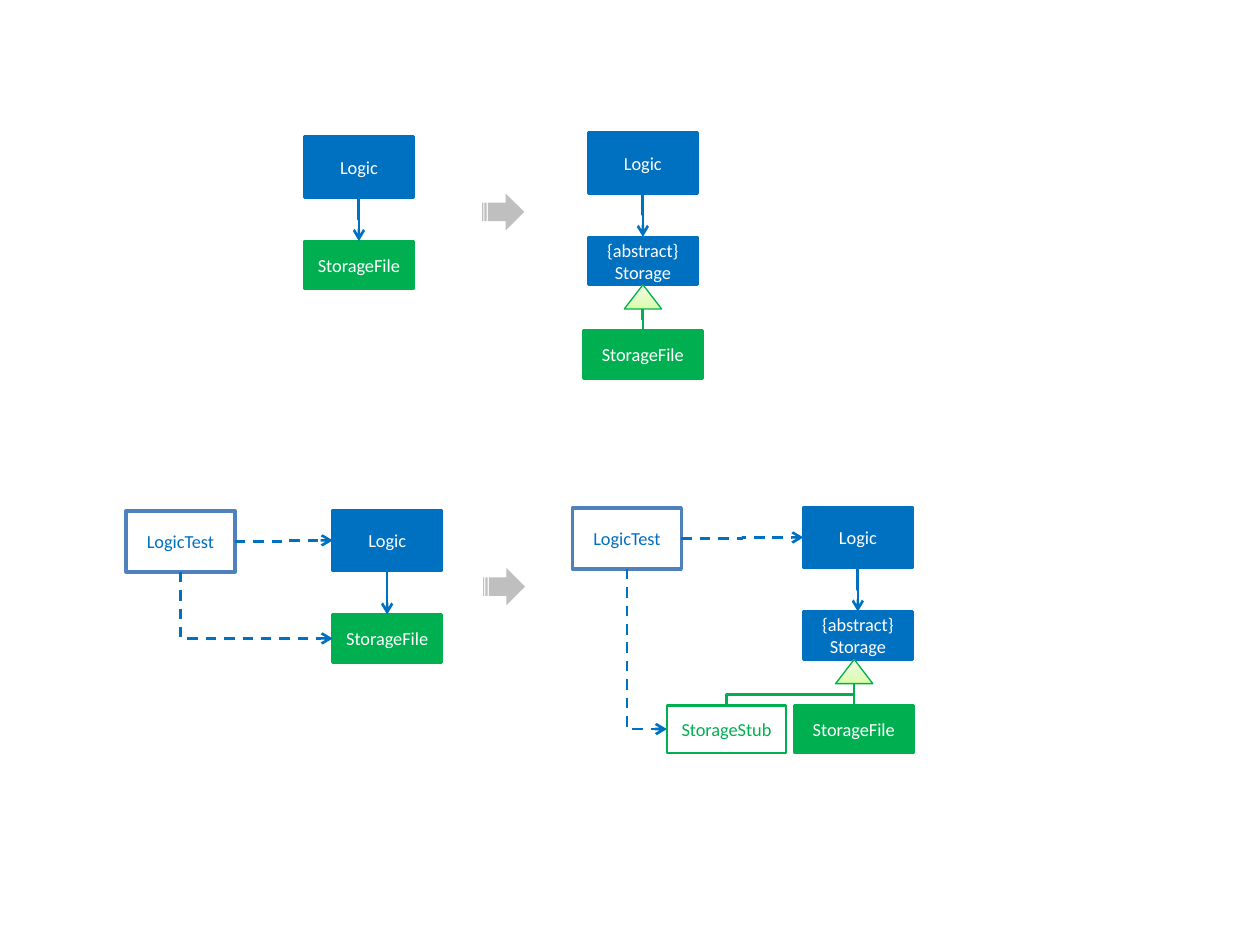
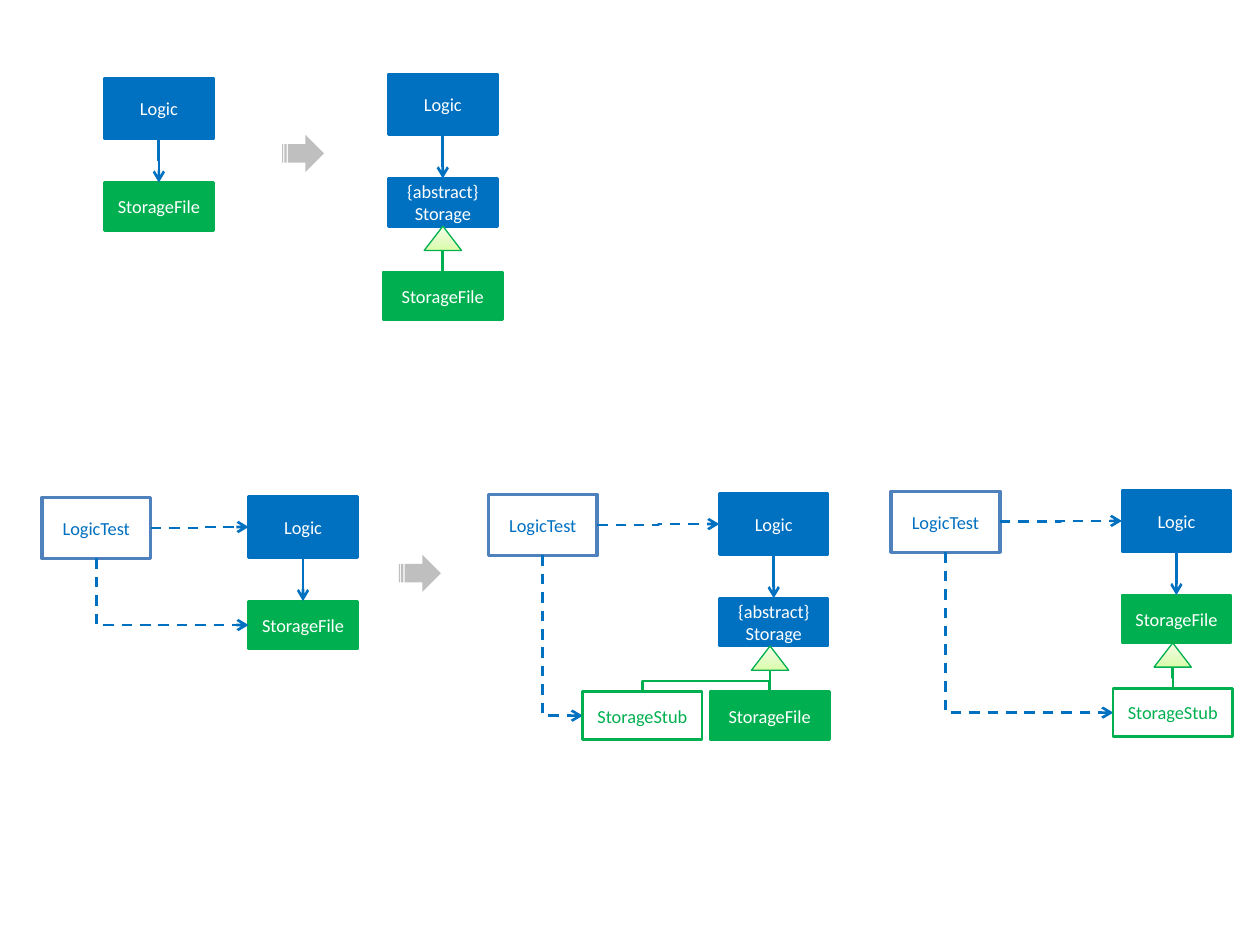
Before and after one commit to se-edu/addressbook-level25, a slide deck: slide 3 of doc/Diagrams.pptx. Drawn at 1260x945 pixels with LibreOffice and Linux fonts; fonts in the diff are those of the drawing. Boxes give left, top, right and bottom in pixels: in the first picture for what was removed or moved away, otherwise in the second. Text is boxed around its words. In the diff, an @@ line names an element or a change of style, - is before the commit and + after.

```diff
--- a/doc/Diagrams.pptx
+++ b/doc/Diagrams.pptx
@@ 5 rectangles, 2 elbow arrows, 1 triangle, 1 striped right arrow, 1 elbow line moved together from (x1=305, y1=132, x2=703, y2=378) to (x1=105, y1=74, x2=503, y2=320) @@
@@ rectangle "LogicTest" moved from (x1=126, y1=510, x2=234, y2=571) to (x1=42, y1=498, x2=150, y2=558) @@
@@ rectangle added at (x1=891, y1=491, x2=999, y2=552), fill #FFFFFF, outline #4F81BD 2 pt, 10.5 pt, text #0070C0 @@
+LogicTest
@@ rectangle added at (x1=1121, y1=490, x2=1230, y2=551), fill #0070C0, outline #0070C0 1.5 pt, 10.5 pt, text #FFFFFF @@
+Logic
@@ elbow arrow added from (1000, 522) to (1121, 522), #0070C0 1.5 pt dashed @@
@@ 7 rectangles, 6 elbow arrows, 2 elbow lines, 1 triangle, 1 striped right arrow moved together from (x1=180, y1=507, x2=914, y2=753) to (x1=96, y1=494, x2=830, y2=740) @@
@@ elbow arrow added from (945, 552) to (1114, 713), #0070C0 1.5 pt dashed @@
@@ elbow arrow added from (1177, 552) to (1177, 595), #0070C0 1.5 pt @@
@@ rectangle added at (x1=1121, y1=595, x2=1230, y2=643), fill #00B050, outline #00B050 1.5 pt, 10.5 pt, text #FFFFFF @@
+StorageFile
@@ triangle added at (x1=1154, y1=643, x2=1192, y2=667), fill gradient #DAFDA7 to #E4FCC2 to #F5FFE7, outline #00B050 0.75 pt @@
@@ rectangle added at (x1=1114, y1=689, x2=1234, y2=737), outline #00B050 1.5 pt, 10.5 pt, text #00B050 @@
+StorageStub
@@ elbow line added from (1173, 667) to (1173, 689), #00B050 1.5 pt @@
```
Also in this commit, not shown: 3 other files.
